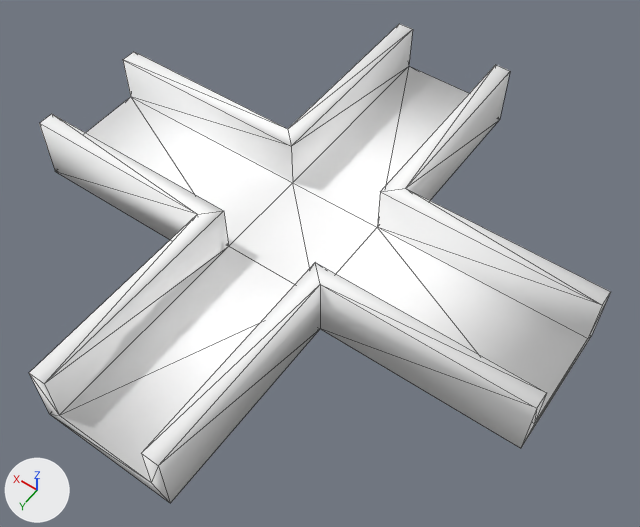
One commit to the glTF model resources/shape-15.gltf: the scene before it, then after it.
Camera for both pictures: a 50 mm camera at (-0.606, 0.799, 1.236) aimed at (-0.054, 0.026, 0.022). Every picture has the same lights, and +X, +Y and +Z are marked at lower left. Mesh edges are drawn as thin lines. Vertices at the same position are counted once.

In view in the first picture: 'defaultobject'.
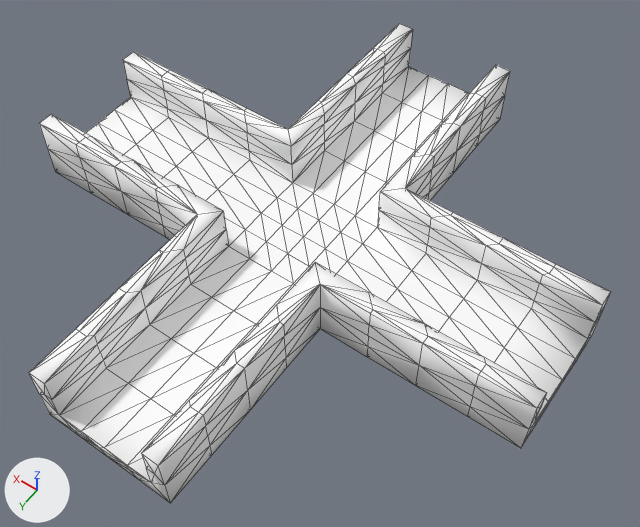
Where the change shows, as pixel boxes [x1, y1, x2, y2] in the pictures (640 x 527 px):
part 1 of me_defaultobject, added: after [29, 24, 611, 503]

The change, as a list of edits to the scene's bpy script:
```text
Change me_defaultobject:
    used by ob_defaultobject; location = (0.0, 0.0, 0.0)
    remove me_defaultobject.from_pydata(...)  # 48 vertices, 92 faces; spans x -0.5..0.5, y -0.5..0.5, z 0.0..0.125
    add me_defaultobject.from_pydata(...)  # 486 vertices, 968 faces; spans x -0.5..0.5, y -0.5..0.5, z 0.0..0.125
    me_defaultobject part 1: 438 vertices added at x -0.5..0.5, y -0.5..0.5, z 0.0..0.125
    me_defaultobject part 2: the surface is now shaded flat
```
